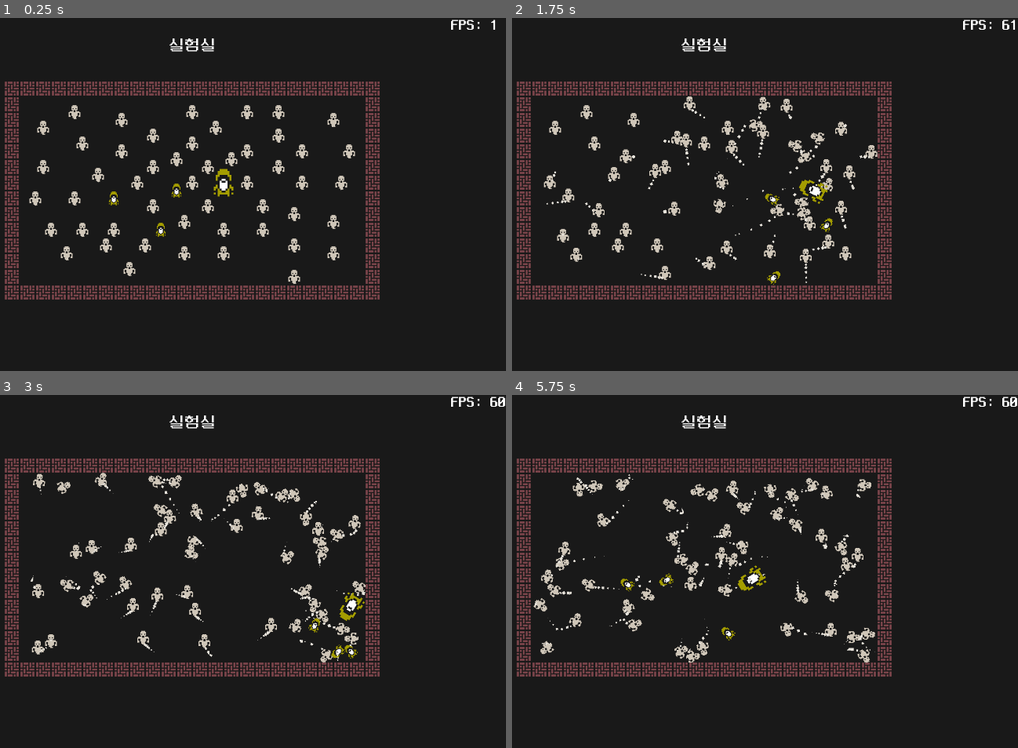
Above: before the commit, frames 1-4 (two rows, left to right).
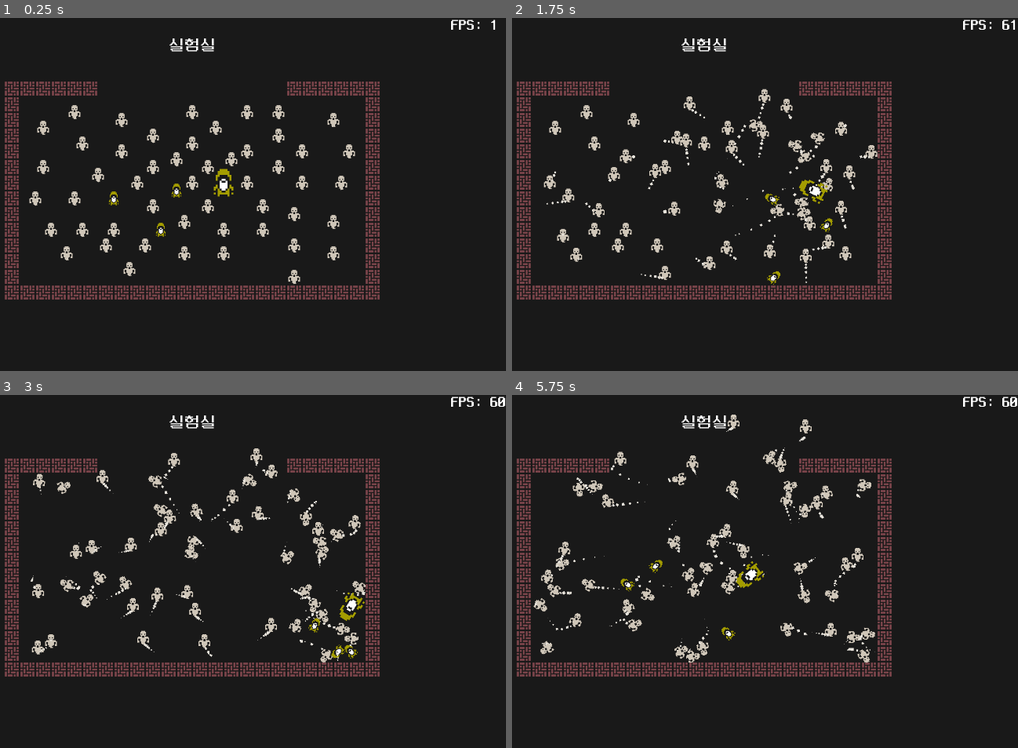
Above: after the commit, the same moments.

Repository: rhdehgks/Defense
Game: Godot game, scene res://game_screen/game.tscn
Two runs of this game, one before a commit and one after it. Both use one fixed random seed, a clock stepped at 60 frames per second and the inputs below.
Inputs (mouse positions are in pixels of both pictures, inside the frame that each line leads up to):
- Up to frame 1 (0.25 s): no input
- Up to frame 2 (1.75 s): tap Enter at 0.5 s; move the mouse to (840, 176) at 0.52 s; hold Right (ui_right) 0.53-1.28 s; click (840, 176) at 0.67 s; move the mouse to (577, 212) at 1.27 s; hold Down (ui_down) from 1.28 s (still down)
- Up to frame 3 (3 s): move the mouse to (253, 493) at 2.02 s; release Down (ui_down) at 2.03 s; hold Right (ui_right) 2.03-2.78 s; move the mouse to (161, 642) at 2.77 s; hold Up (ui_up) from 2.78 s (still down); click (161, 642) at 2.92 s
- Up to frame 4 (5.75 s): move the mouse to (891, 624) at 3.52 s; release Up (ui_up) at 3.53 s; hold Left (ui_left) 3.53-5.03 s; move the mouse to (517, 518) at 4.27 s; move the mouse to (734, 571) at 5.02 s; hold Down (ui_down) from 5.03 s (still down); click (734, 571) at 5.17 s

The runs differ from the first frame. In frame 1, 0.9% of the frame differs, in the area x 19-57%, y 18-22%; in frame 2, 1.0%; in frame 3, 1.4%; in frame 4, 3.6%, in the area x 16-67%, y 5-60%.

Commit message:
스크린 wrap 추가

Diff:
--- a/game_screen/game.tscn
+++ b/game_screen/game.tscn
@@ -257,7 +257,7 @@
 [node name="TileMap" type="TileMap" parent="Screen/World"]
 tile_set = SubResource("TileSet_xqrl7")
 format = 2
-layer_0/tile_data = PackedInt32Array(262152, 0, 0, 327688, 0 …(139 unchanged characters)… 0, 0, 1048584, 0, 0, 1114120, 0, 0, 262153, 0, 0, 262154, 0, 0, 262155, 0, 0, 262156, 0, 0, 262157, 0, 0, 262158, 0, 0, 262159, 0, 0, 262160, 0, 0, 262161, 0, 0, 262162, 0, 0, 262163, 0, 0, 262164, 0, 0, 262165, 0, 0, 262166, 0, 0, 262167, 0, 0, 262168, 0, 0, 262169, 0, 0, 262170, 0, 0, 262171, 0, 0, 262172, 0, 0, 262173, 0, 0, 262174, 0, 0, 262175, 0, 0, 327711, 0, 0, 393247, 0, 0, 458783, 0, 0, 524319, 0, 0, 589855, 0, 0, 655391, 0, 0, 720927, 0, 0, 786463, 0, 0, 851999, 0, 0, 917535, 0, 0, 983071, 0, 0, 1048607, 0, 0, 1114143, 0, 0, 1114142, 0, 0, 1114141, 0, 0, 1114140, 0, 0, 1114139, 0, 0, 1114138, 0, 0, 1114137, 0, 0, 1114136, 0, 0, 1114135, 0, 0, 1114134, 0, 0, 1114133, 0, 0, 1114132, 0, 0, 1114131, 0, 0, 1114130, 0, 0, 1114129, 0, 0, 1114128, 0, 0, 1114127, 0, 0, 1114126, 0, 0, 1114125, 0, 0, 1114124, 0, 0, 1114123, 0, 0, 1114122, 0, 0, 1114121, 0, 0)
+layer_0/tile_data = PackedInt32Array(262152, 0, 0, 327688, 0 …(139 unchanged characters)… 0, 0, 1048584, 0, 0, 1114120, 0, 0, 262175, 0, 0, 327711, 0, 0, 393247, 0, 0, 458783, 0, 0, 524319, 0, 0, 589855, 0, 0, 655391, 0, 0, 720927, 0, 0, 786463, 0, 0, 851999, 0, 0, 917535, 0, 0, 983071, 0, 0, 1048607, 0, 0, 1114143, 0, 0, 1114142, 0, 0, 1114141, 0, 0, 1114140, 0, 0, 1114139, 0, 0, 1114138, 0, 0, 1114137, 0, 0, 1114136, 0, 0, 1114135, 0, 0, 1114134, 0, 0, 1114133, 0, 0, 1114132, 0, 0, 1114131, 0, 0, 1114130, 0, 0, 1114129, 0, 0, 1114128, 0, 0, 1114127, 0, 0, 1114126, 0, 0, 1114125, 0, 0, 1114124, 0, 0, 1114123, 0, 0, 1114122, 0, 0, 1114121, 0, 0, 262153, 0, 0, 262154, 0, 0, 262155, 0, 0, 262174, 0, 0, 262173, 0, 0, 262172, 0, 0, 262171, 0, 0, 262156, 0, 0, 262157, 0, 0, 262170, 0, 0)
 
 [node name="TitleLabel" type="Label" parent="Screen/World"]
 layout_mode = 1
--- a/game_screen/man.gd
+++ b/game_screen/man.gd
@@ -1,10 +1,14 @@
 extends RigidBody2D
 
 @onready var timer := $Timer
+@onready var screen_size := get_viewport_rect().size
 
 func _ready():
 	timer.wait_time = randf_range(1, 2)
 	timer.start()
+
+func _physics_process(delta):
+	_screen_wrap()
 
 func _on_timer_timeout():
 	apply_impulse(_get_random_direction() * 100)
@@ -12,3 +16,13 @@
 
 func _get_random_direction():
 	return Vector2(randf_range(-1, 1), randf_range(-1, 1)).normalized()
+
+func _screen_wrap():
+	if global_position.x > screen_size.x:
+		global_position.x = 0
+	if global_position.x < 0:
+		global_position.x = screen_size.x
+	if global_position.y > screen_size.y:
+		global_position.y = 0
+	if global_position.y < 0:
+		global_position.y = screen_size.y
Not shown, changed: export/apk/Defense.apk
Not shown, changed: export/apk/Defense.apk.idsig
